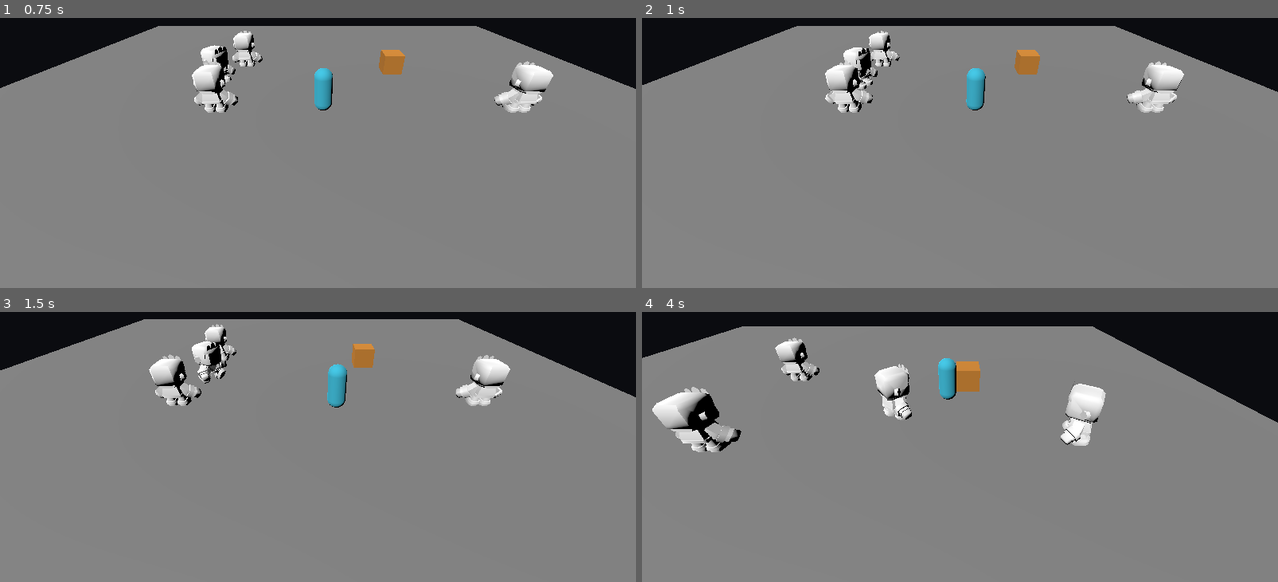
Above: before the commit, frames 1-4 (two rows, left to right).
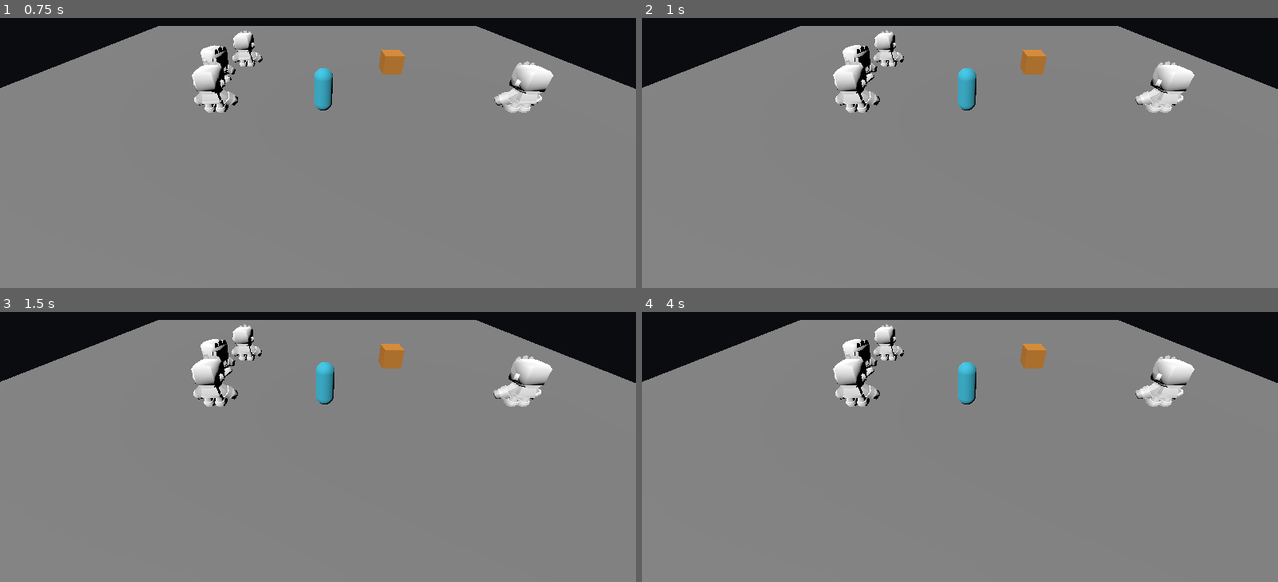
Above: after the commit, the same moments.

Repository: gabrielagudelo777-max/el-inquieto-videojuego
Game: Godot game, scene res://main.tscn
Same seed, same stepped clock (60 frames per second), same inputs: the game is played once before the commit and once after it.
Inputs (mouse positions are in pixels of both pictures, inside the frame that each line leads up to):
- Up to frame 1 (0.75 s): tap Enter (ui_accept) at 0.5, 0.6 s; move the mouse to (457, 90) at 0.52 s; hold D (move_right) from 0.53 s (still down)
- Up to frame 2 (1 s): keep holding D (move_right); tap Enter (ui_accept) at 0.77 s
- Up to frame 3 (1.5 s): tap Enter (ui_accept) at 1.07 s; move the mouse to (190, 420) at 1.27 s; release D (move_right) at 1.28 s; hold S (move_down) from 1.28 s (still down); tap Ctrl (correr) at 1.35 s
- Up to frame 4 (4 s): tap Enter (ui_accept) at 1.52, 1.55, 1.82, 2.3, 3.02, 3.05, 3.32, 3.77, 3.8 s; move the mouse to (1023, 325) at 2.02 s; release S (move_down) at 2.03 s; hold D (move_right) 2.03-2.78 s; tap Shift (dash) at 2.1 s; move the mouse to (928, 474) at 2.77 s; hold W (move_up) 2.78-3.53 s; tap J (disparar) at 2.85 s; move the mouse to (1150, 457) at 3.52 s; hold A (move_left) from 3.53 s (still down); tap R (hacer_ruido) at 3.6 s

Frame 1 is identical in both runs. In frame 2, 3.3% of the frame differs, in the area x 0-100%, y 2-36%; in frame 3, 7.5%; in frame 4, 13%, in the area x 0-100%, y 2-52%.

Commit message:
T10 N2 - Tarea A - metas y pausa

Diff:
--- a/main.tscn
+++ b/main.tscn
@@ -40,6 +40,7 @@
 [node name="Partida" type="Node" parent="."]
 script = ExtResource("10_partida")
 tiempo_limite = 60.0
+metas = 3
 
 [node name="Suelo" type="StaticBody3D" parent="." unique_id=313332717]
 transform = Transform3D(1, 0, 0, 0, 1, 0, 0, 0, 1, 0, -0.1, 0)
--- a/partida.gd
+++ b/partida.gd
@@ -7,21 +7,25 @@
 @export var tiempo_limite = 30.0
 # false: al acabarse el tiempo se pierde. true: sobrevivir gana.
 @export var gana_con_tiempo = false
+# Número de metas que hay que completar para ganar.
+@export var metas = 3
 
 
 var estado = Estado.JUGANDO
 var tiempo = 0.0
+var hechas = 0
 
 
 func _ready():
+	process_mode = Node.PROCESS_MODE_ALWAYS
 	add_to_group("partida")
 	tiempo = tiempo_limite
 
 
 func _physics_process(delta):
-	# Prueba temporal del nivel 1: Enter termina la partida.
+	# Prueba temporal del nivel 2: Enter suma una meta.
 	if Input.is_action_just_pressed("ui_accept"):
-		perder("prueba")
+		avisar_meta()
 
 	if estado != Estado.JUGANDO:
 		return
@@ -32,6 +36,15 @@
 			ganar()
 		else:
 			perder("se acabó el tiempo")
+
+
+func avisar_meta():
+	if estado != Estado.JUGANDO:
+		return
+	hechas += 1
+	print("meta ", hechas, " de ", metas)
+	if metas > 0 and hechas >= metas:
+		ganar()
 
 
 func ganar():
@@ -52,3 +65,4 @@
 		" cuadro ", Engine.get_physics_frames(),
 		" (", motivo, ")"
 	)
+	get_tree().paused = true
